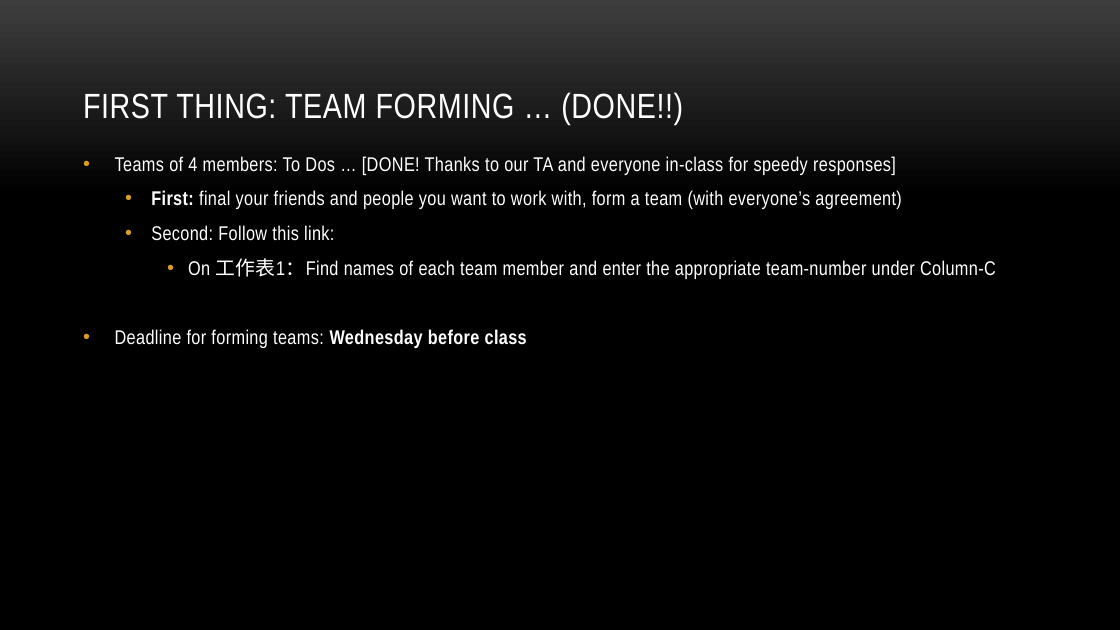
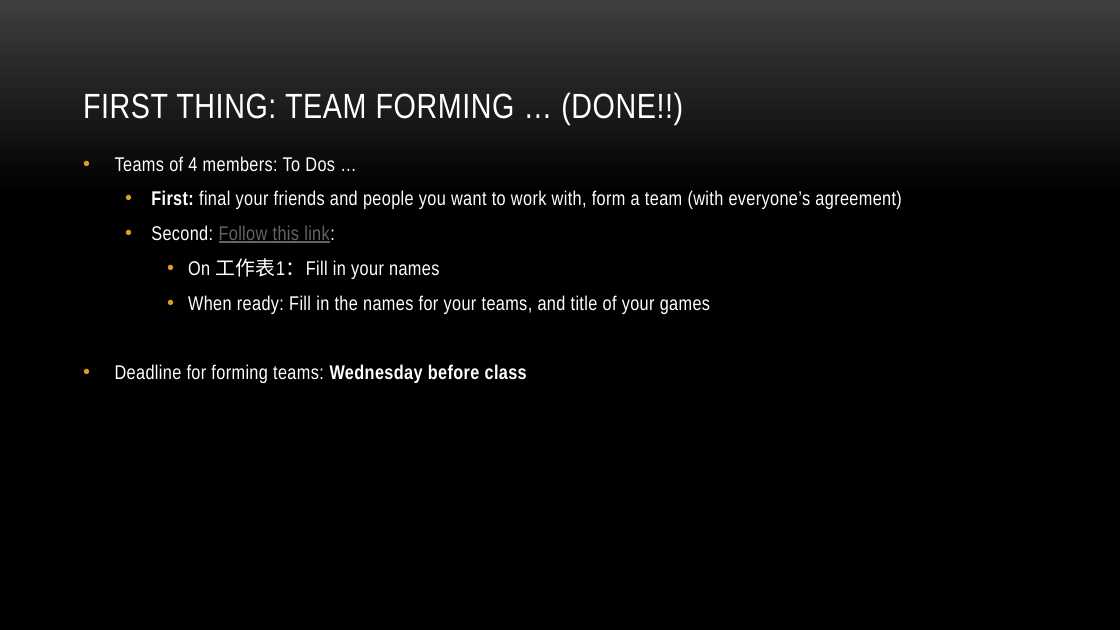
Before and after one commit to myuwbclasses/IntroGameDev-XJTU, a slide deck: slide 20 of PPT/Intro.pptx. Drawn at 1120x630 pixels with LibreOffice and Linux fonts; fonts in the diff are those of the drawing; background and template pictures are left out. Boxes give left, top, right and bottom in pixels: in the first picture for what was removed or moved away, otherwise in the second. Text is boxed around its words. In the diff, an @@ line names an element or a change of style, - is before the commit and + after.

Commit message:
Last update before class.

```diff
--- a/PPT/Intro.pptx
+++ b/PPT/Intro.pptx
@@ text at (115, 156, 335, 171): text changed @@
-• Teams of 4 members: To Dos … [DONE! Thanks to our TA and everyone in-class for speedy responses]
+• Teams of 4 members: To Dos …
@@ text at (151, 225, 335, 243): text colour #FFFFFF to #646464, underline on in "Follow this link:" @@
@@ text at (188, 258, 710, 314): text changed @@
-    • On 工作表1：Find names of each team member and enter the appropriate team-number under Column-C
+    • On 工作表1：Fill in your names
+    • When ready: Fill in the names for your teams, and title of your games
```
Also in this commit, not shown: 3 other slides changed, 1 other file.
